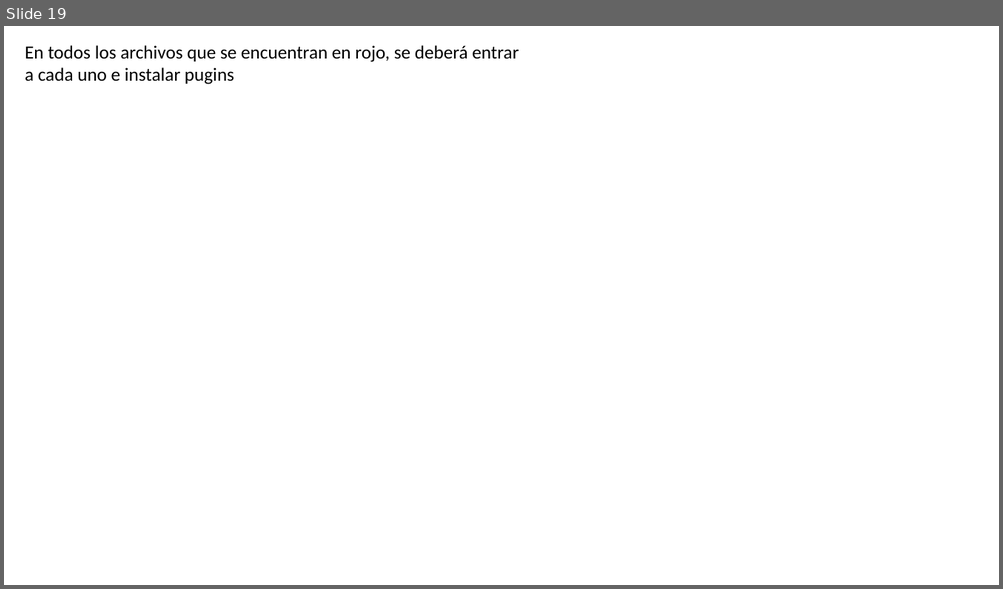
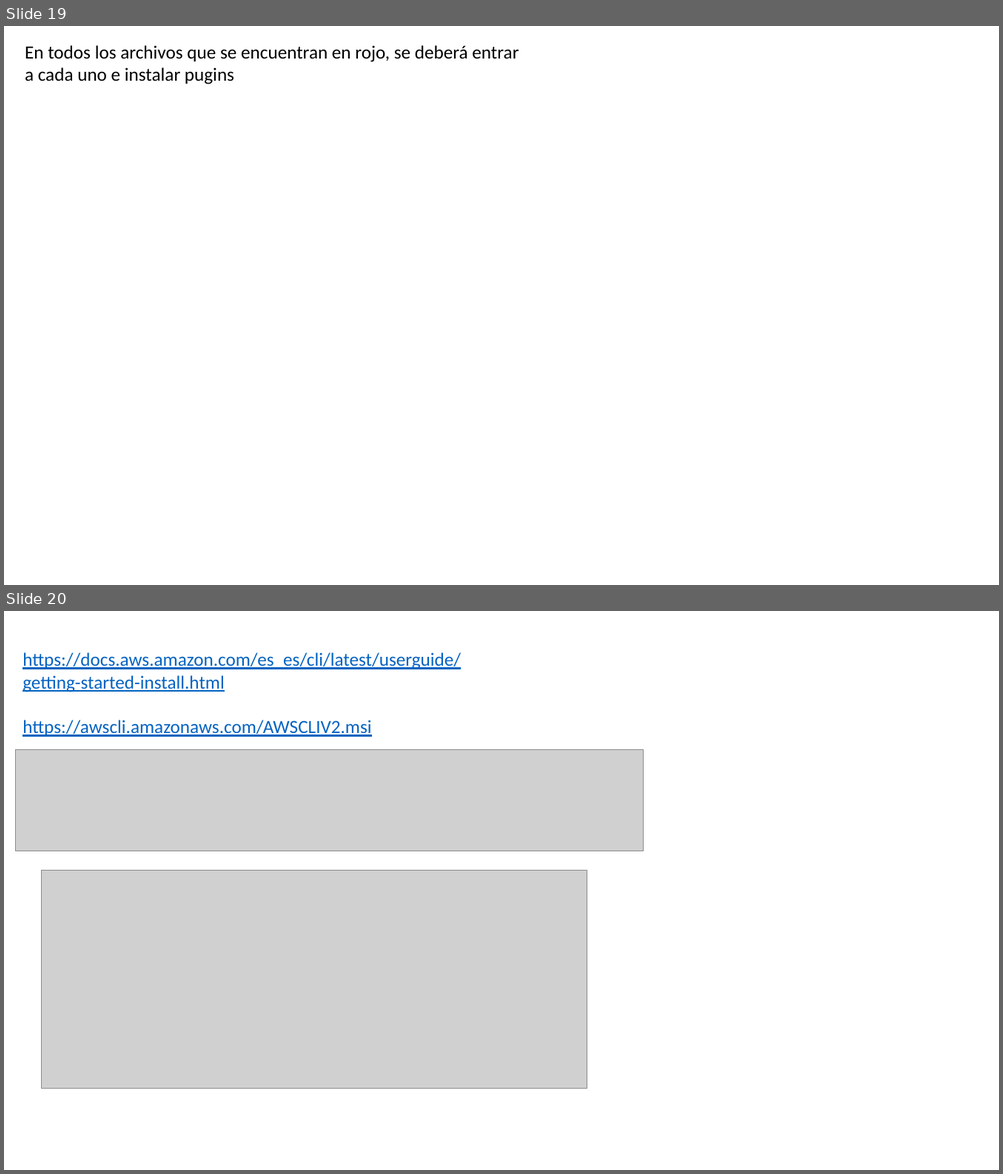
Before and after one commit to MayaDiazAnaMaria/proyectosGit, a slide deck: awsSecret/awsSecret.pptx. Shown one above the other, each under a label of ours: slide 19 before the commit, slides 19 and 20 after it. The pictures are 1003x589 and 1003x1174 pixels, drawn with LibreOffice and Linux fonts; fonts in the diff are those of the drawing; grey boxes stand for pictures. Boxes give left, top, right and bottom in pixels: in the first picture for what was removed or moved away, otherwise in the second. Text is boxed around its words. In the diff, an @@ line names an element or a change of style, - is before the commit and + after.

```diff
--- a/awsSecret/awsSecret.pptx
+++ b/awsSecret/awsSecret.pptx
@@ slide 20 added at (4,611,999,1170), background #FFFFFF @@
@@ text added at (22,652,461,737), 18 pt, text #0563C1, underline @@
+https://docs.aws.amazon.com/es_es/cli/latest/userguide/getting-started-install.html
+https://awscli.amazonaws.com/AWSCLIV2.msi
@@ picture added at (15,750,643,851) @@
@@ picture added at (41,871,586,1088) @@
```
Also in this commit, not shown: 1 slide changed, 21 other slides added, 9 other files.
